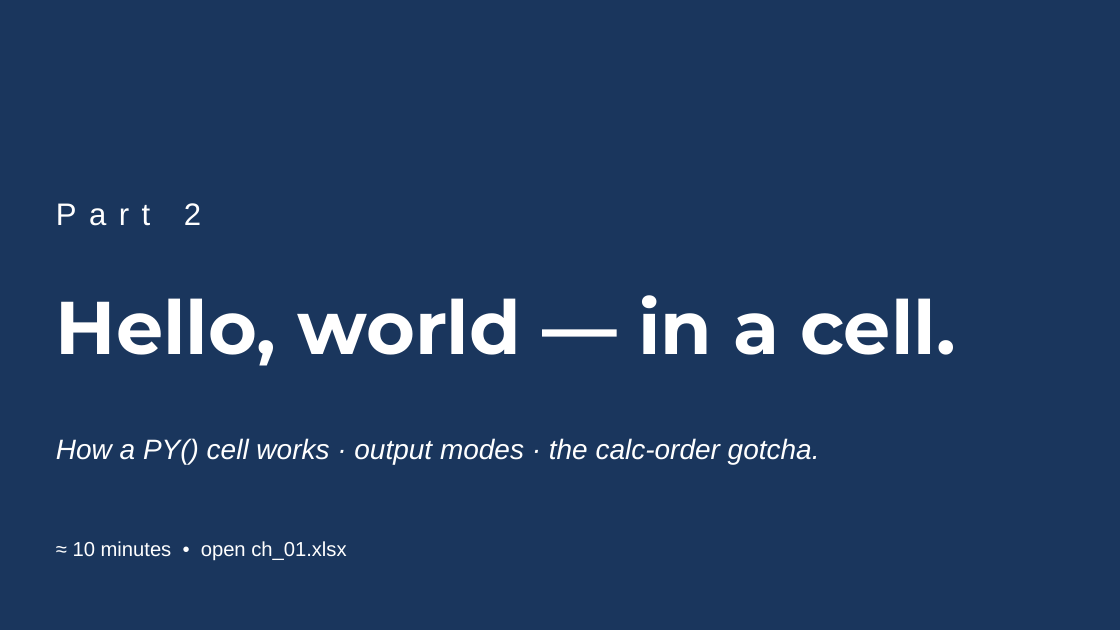
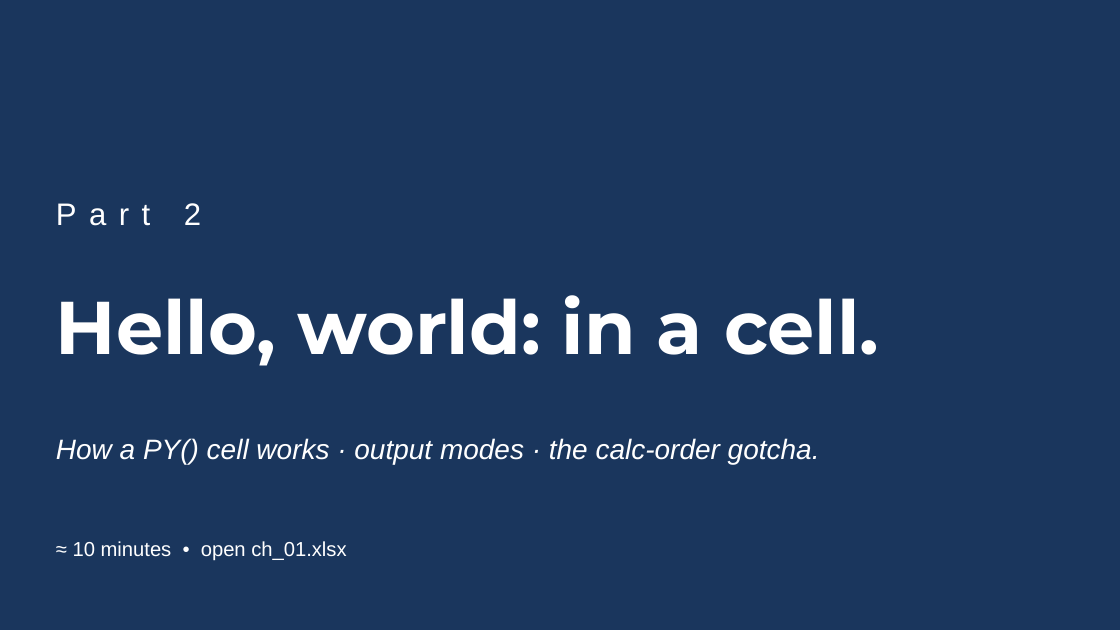
Before and after one commit to stringfestdata/python-in-excel-your-first-hour, a slide deck: slide 7 of python-in-excel-first-hour-deck.pptx. Drawn at 1120x630 pixels with LibreOffice and Linux fonts; fonts in the diff are those of the drawing. Boxes give left, top, right and bottom in pixels: in the first picture for what was removed or moved away, otherwise in the second. Text is boxed around its words. In the diff, an @@ line names an element or a change of style, - is before the commit and + after.

```diff
--- a/python-in-excel-first-hour-deck.pptx
+++ b/python-in-excel-first-hour-deck.pptx
@@ text at (56,295,879,366): text changed @@
-Hello, world — in a cell.
+Hello, world: in a cell.
```
Also in this commit, not shown: 14 other slides changed, 2 other files.
